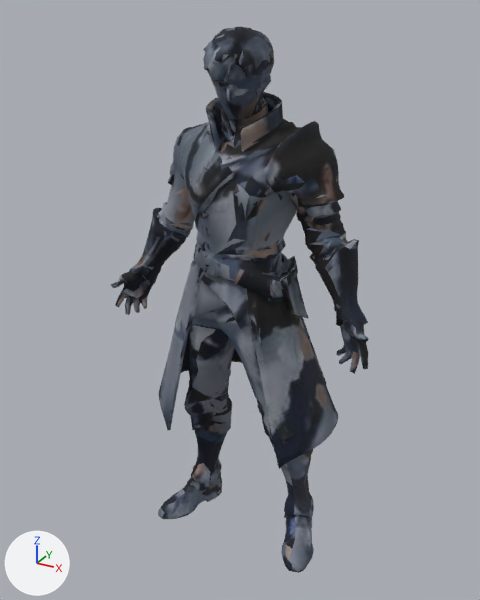
The glTF model project/assets/models/board/pathc_ship/outfit_leader_coat_t1_m.glb, before and after one commit.
Camera for both pictures: a 50 mm lens placed at (0.987, -1.863, 1.897), pointed at (-0.053, 0.03, 0.951). Lighting does not change. The marker at lower left points along +X, +Y and +Z. The older version comes first. Vertices at exactly the same position are counted once.

Script lines for the objects in view, before the commit:
```python
me_node_0_001 = bpy.data.meshes.new('node_0.001')
me_node_0_001.from_pydata(...)  # 5510 vertices, 10992 faces; spans x -0.5..0.47, y -0.18..0.25, z 0.0..1.85
me_node_0_001.materials.append(mat_outfit_leader_coat_t1_m_pathc_ship)  # picture img_outfit_leader_coat_t1_m_albedo
ob_outfit_leader_coat_t1_m = bpy.data.objects.new('outfit_leader_coat_t1_m', me_node_0_001)
ob_outfit_leader_coat_t1_m.location = (0.0, 0.0, 0.0)
```
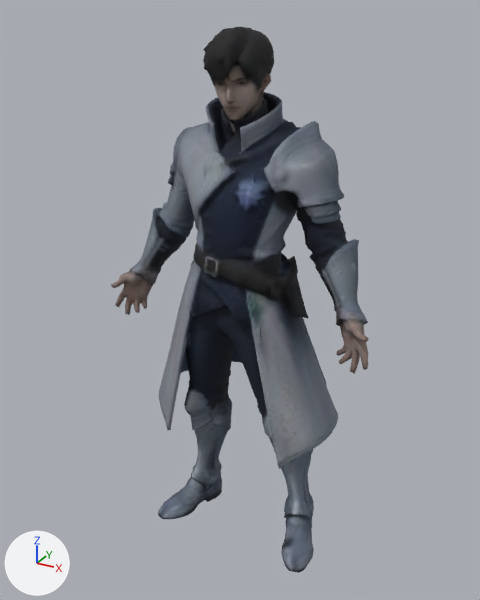
What differs and where, as boxes (x1, y1, x2, y2) in the pictures (480 x 600 px):
part 1 of me_node_0_001, reshaped
    before: (138, 51, 364, 519)
    after: (117, 30, 368, 572)
part 2 of me_node_0_001, surface changed
    both: (111, 27, 369, 573)

The change, as a list of edits to the scene's bpy script:
```text
Change me_node_0_001:
    used by ob_outfit_leader_coat_t1_m; location = (0.0, 0.0, 0.0)
    remove me_node_0_001.from_pydata(...)  # 5510 vertices, 10992 faces; spans x -0.5..0.47, y -0.18..0.25, z 0.0..1.85
    add me_node_0_001.from_pydata(...)  # 5760 vertices, 11492 faces; spans x -0.5..0.47, y -0.18..0.25, z 0.0..1.85
    me_node_0_001 part 1: 19 vertices moved within x -0.33..0.36, y -0.14..0.2, z 0.02..1.81; 114 vertices removed from x -0.47..0.43, y -0.17..0.22, z 0.0..1.8; 364 vertices added at x -0.47..0.47, y -0.17..0.23, z 0.0..1.84
    me_node_0_001 part 2: 9753 kept faces spanning x -0.5..0.47, y -0.18..0.25, z 0.0..1.85 get new texture (UV) coordinates
```
